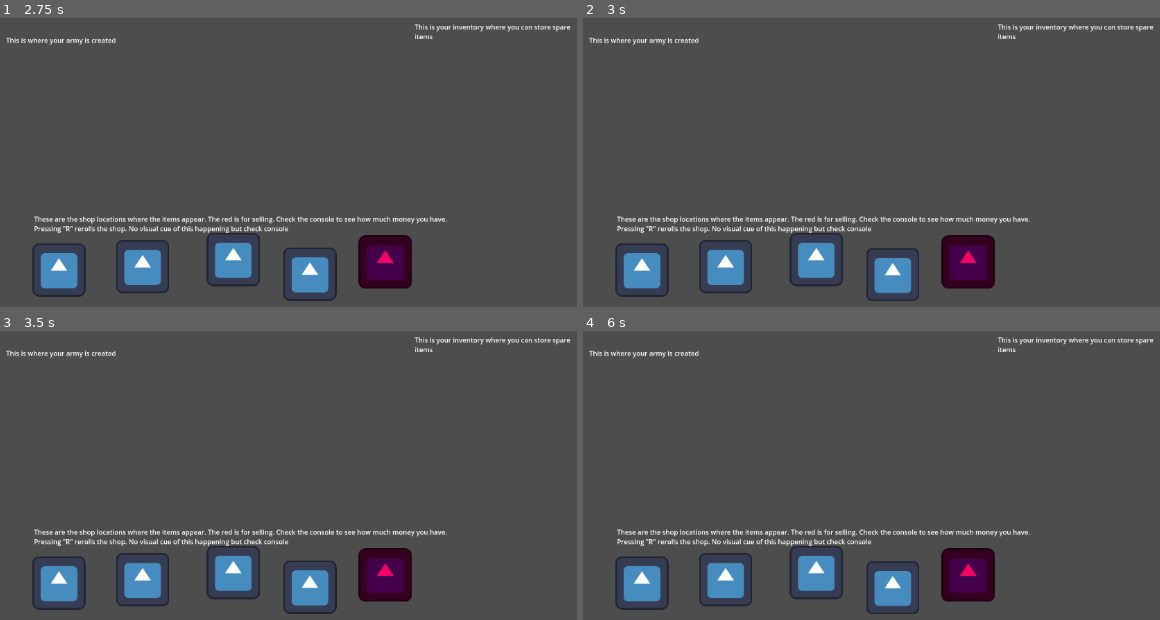
Above: before the commit, frames 1-4 (two rows, left to right).
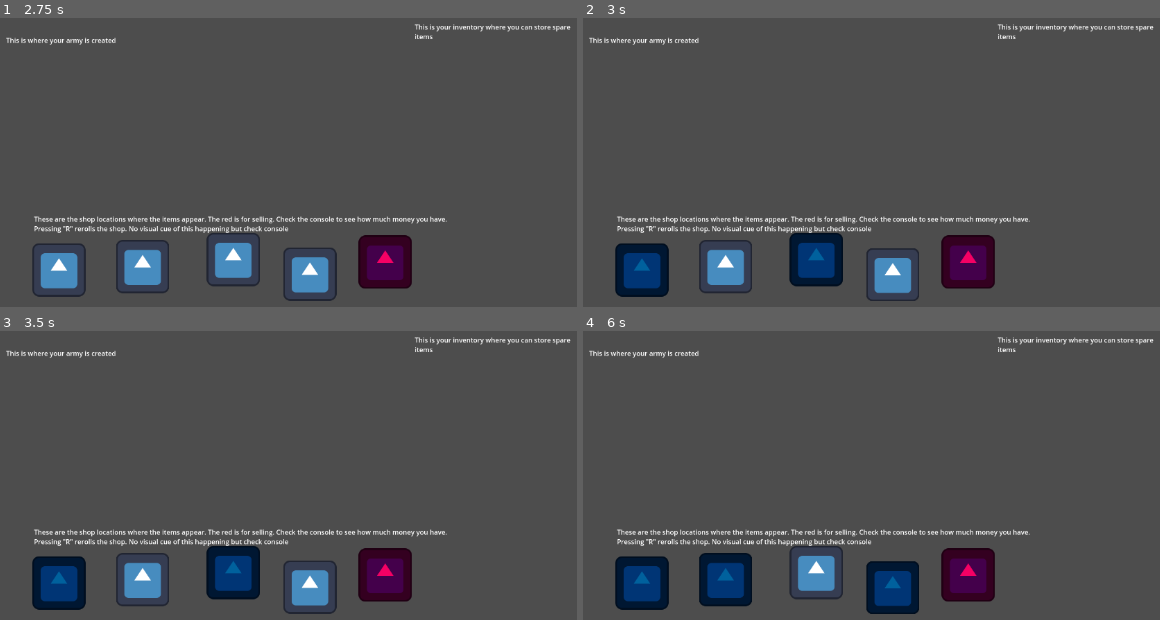
Above: after the commit, the same moments.

Repository: LorcanSmith/Armies
Game: Godot game, scene res://Prefabs/Managers/shop_manager.tscn
The game is run twice, just before and just after one commit, with the same random seed, the same clock (stepped at 60 frames per second) and the same inputs. This scene is started directly instead of the project's main scene. The engine's default icon, where the game draws it, is replaced by a stand-in: a white triangle on a blue panel in a dark square.
Inputs (mouse positions are in pixels of both pictures, inside the frame that each line leads up to):
- Up to frame 1 (2.75 s): tap Enter (ui_accept) at 0.5, 0.77, 1.25, 1.52, 2 s; move the mouse to (57, 269) at 0.52 s; hold D 0.53-1.28 s; hold L 0.53-1.28 s; click (57, 269) at 0.67 s; move the mouse to (144, 266) at 1.27 s; hold S 1.28-2.03 s; tap T at 1.35 s; click (144, 266) at 1.42 s; move the mouse to (230, 260) at 2.02 s; hold D from 2.03 s (still down); hold X from 2.03 s (still down); click (230, 260) at 2.17 s
- Up to frame 2 (3 s): keep holding D; tap Enter (ui_accept) at 2.75 s; move the mouse to (894, 275) at 2.77 s; release X at 2.78 s; tap R at 2.85 s; click (894, 275) at 2.92 s
- Up to frame 3 (3.5 s): keep holding D; tap Enter (ui_accept) at 3.02 s
- Up to frame 4 (6 s): tap Enter (ui_accept) at 3.5, 3.77, 4.25, 4.52 s; move the mouse to (640, 582) at 3.52 s; release D at 3.53 s; hold L 3.53-4.28 s; hold S 3.53-5.78 s; click (640, 582) at 3.67 s; move the mouse to (727, 579) at 4.27 s; tap T at 4.35 s; click (727, 579) at 4.42 s; move the mouse to (813, 573) at 5.02 s; hold X 5.03-5.78 s; click (813, 573) at 5.17 s; move the mouse to (894, 588) at 5.77 s; hold D from 5.78 s (still down); tap R at 5.85 s; click (894, 588) at 5.92 s

Frame 1 is identical in both runs. In frame 2, 3.3% of the frame differs, in the area x 5-46%, y 74-97%; in frame 3, 3.3%; in frame 4, 5.0%, in the area x 5-59%, y 76-98%.

Commit message:
created wizard_item prefab and edited dictionary

Diff:
--- /dev/null
+++ b/Prefabs/Shop Items/Common/wizard_item.tscn
@@ -0,0 +1,11 @@
+[gd_scene load_steps=2 format=3 uid="uid://pan4ewxf4um0"]
+
+[ext_resource type="PackedScene" uid="uid://d26riwgg0v8nl" path="res://Prefabs/Shop Items/item.tscn" id="1_gmeag"]
+
+[node name="wizard_item" instance=ExtResource("1_gmeag")]
+unit_ID = 1
+buy_cost = 5
+sell_cost = 2
+
+[node name="Sprite2D" parent="." index="0"]
+modulate = Color(0, 0.382188, 0.614172, 1)
--- a/Prefabs/Skills/push_skill.tscn
+++ b/Prefabs/Skills/push_skill.tscn
@@ -3,6 +3,6 @@
 [ext_resource type="PackedScene" uid="uid://bp080ti5p3qme" path="res://Prefabs/Skills/skill.tscn" id="1_28rnk"]
 
 [node name="push_skill" instance=ExtResource("1_28rnk")]
+z_index = 4
 rotation = 0.120428
-scale = Vector2(0.8, 0.8)
 skew = 1.19555
--- a/Prefabs/Units/Level1/wizard_unit.tscn
+++ b/Prefabs/Units/Level1/wizard_unit.tscn
@@ -1,10 +1,16 @@
-[gd_scene load_steps=3 format=3 uid="uid://b8tc75l58h1a0"]
+[gd_scene load_steps=4 format=3 uid="uid://b8tc75l58h1a0"]
 
 [ext_resource type="PackedScene" uid="uid://bh1i1tp3dgvik" path="res://Prefabs/Units/unit_prefab.tscn" id="1_f6bog"]
 [ext_resource type="Texture2D" uid="uid://df5ttnq4lmysr" path="res://Sprites/Units/Wizard/tornado wizard.png" id="2_8ifp2"]
+[ext_resource type="PackedScene" uid="uid://bbcmwx6rwdd2e" path="res://Prefabs/Skills/push_skill.tscn" id="2_q76gf"]
 
 [node name="wizard_unit" instance=ExtResource("1_f6bog")]
 modulate = Color(1, 1, 1, 1)
+brawl_damage = 2
+health = 12
+skill_prefab = ExtResource("2_q76gf")
+skill_damage = 4
 
 [node name="Sprite2D" parent="." index="1"]
+texture_filter = 3
 texture = ExtResource("2_8ifp2")
--- a/Scripts/Units/dictionary.gd
+++ b/Scripts/Units/dictionary.gd
@@ -3,9 +3,11 @@
 
 # Dictionary to store unit IDs and their corresponding scene paths
 var unit_scenes = {
-	0: preload("res://Prefabs/Units/Level1/knight_unit.tscn")
+	0: preload("res://Prefabs/Units/Level1/knight_unit.tscn"),
+	1: preload("res://Prefabs/Units/Level1/wizard_unit.tscn")
 }
 
 var item_scenes = {
-	0: preload("res://Prefabs/Shop Items/Common/knight_item.tscn")
+	0: preload("res://Prefabs/Shop Items/Common/knight_item.tscn"),
+	1: preload("res://Prefabs/Shop Items/Common/wizard_item.tscn")
 }
